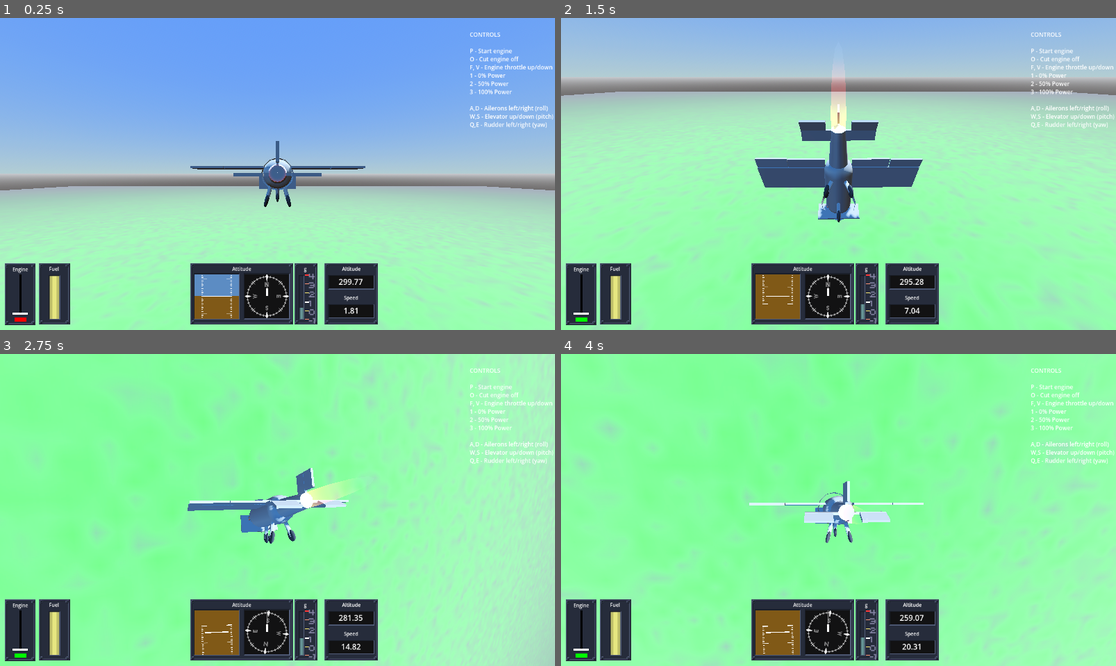
Above: before the commit, frames 1-4 (two rows, left to right).
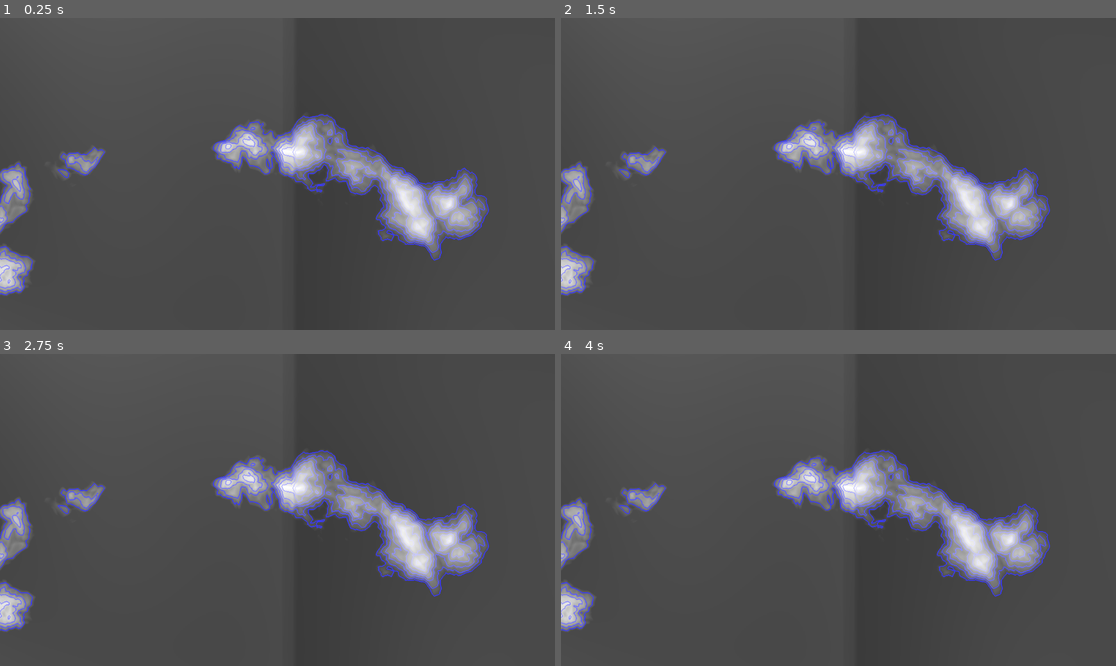
Above: after the commit, the same moments.

Repository: 100-Devs-1-Game/UndeadReckoning
Game: Godot game, scene res://test/map_test.tscn
The game is run twice, just before and just after one commit, with the same random seed, the same clock (stepped at 60 frames per second) and the same inputs. Before the commit the project starts from res://test/aircraft_balancing_test.tscn. Sound files missing from this copy of the repository are replaced by a short silence.
Inputs (mouse positions are in pixels of both pictures, inside the frame that each line leads up to):
- Up to frame 1 (0.25 s): no input
- Up to frame 2 (1.5 s): tap Enter at 0.5 s; move the mouse to (866, 174) at 0.52 s; hold W from 0.53 s (still down); tap Z at 0.6 s; tap Space at 0.77, 1.07 s; move the mouse to (810, 174) at 1.27 s; tap P at 1.35 s
- Up to frame 3 (2.75 s): keep holding W; tap Space at 1.52, 1.82 s; move the mouse to (288, 503) at 2.02 s; tap O at 2.1 s
- Up to frame 4 (4 s): keep holding W; move the mouse to (832, 516) at 2.77 s; tap F at 2.85 s; tap Space at 3.02, 3.32, 3.77 s; move the mouse to (877, 513) at 3.52 s; tap V at 3.6 s

The runs differ from the first frame. In frame 1, 98% of the frame differs, in the area x 0-100%, y 0-100%; in frame 2, 98%; in frame 3, 99%; in frame 4, 99%.

Commit message:
First draft

Diff:
--- a/src/project.godot
+++ b/src/project.godot
@@ -11,7 +11,7 @@
 [application]
 
 config/name="Undead Reckoning"
-run/main_scene="uid://ck7w2ofw16nsi"
+run/main_scene="uid://c06kb4t34v4mn"
 config/features=PackedStringArray("4.4", "GL Compatibility")
 config/icon="res://icon.svg"
 
--- /dev/null
+++ b/src/terrain/new_terrain_generator.gd
@@ -0,0 +1,27 @@
+class_name NewTerrainGenerator
+extends BaseTerrainGenerator
+
+
+@export_group("Base Height")
+@export var base_noise_scale: float= 0.1
+@export var noise_height: FastNoiseLite
+@export var min_height: float = 0
+@export var max_height: float = 300.0
+
+@export_group("Mountains")
+@export var base_mountain_scale: float= 0.1
+@export var noise_mountains: FastNoiseLite
+@export var mountains_threshold: float = 0
+@export var mountain_max_height: float = 3000.0
+
+
+func get_height_at(pos: Vector2)-> float:
+	var height: float= noise_height.get_noise_2dv(pos * base_noise_scale)
+	height= remap(height, -1.0, 1.0, min_height, max_height)
+	#var height: float= 0.0
+
+	var mountains: float= noise_mountains.get_noise_2dv(pos * base_mountain_scale)
+	if mountains > mountains_threshold:
+		height= lerp(height, mountain_max_height, remap(mountains, mountains_threshold, 1.0, 0.0, 1.0))
+
+	return height
--- /dev/null
+++ b/src/terrain/new_terrain_generator.tres
@@ -0,0 +1,27 @@
+[gd_resource type="Resource" script_class="NewTerrainGenerator" load_steps=4 format=3 uid="uid://dnkjaetg3w1oe"]
+
+[ext_resource type="Script" uid="uid://c1an50gjcejkf" path="res://terrain/new_terrain_generator.gd" id="1_if5yo"]
+
+[sub_resource type="FastNoiseLite" id="FastNoiseLite_y1egl"]
+seed = 1
+frequency = 0.0001
+fractal_octaves = 7
+fractal_lacunarity = 1.385
+fractal_gain = 0.955
+
+[sub_resource type="FastNoiseLite" id="FastNoiseLite_ci04p"]
+frequency = 0.0001
+fractal_type = 3
+fractal_octaves = 7
+
+[resource]
+script = ExtResource("1_if5yo")
+base_noise_scale = 0.1
+noise_height = SubResource("FastNoiseLite_y1egl")
+min_height = 0.0
+max_height = 300.0
+base_mountain_scale = 0.2
+noise_mountains = SubResource("FastNoiseLite_ci04p")
+mountains_threshold = 0.5
+mountain_max_height = 1500.0
+metadata/_custom_type_script = "uid://c1an50gjcejkf"
--- a/src/test/map_test.tscn
+++ b/src/test/map_test.tscn
@@ -1,10 +1,11 @@
-[gd_scene load_steps=7 format=3 uid="uid://c06kb4t34v4mn"]
+[gd_scene load_steps=8 format=3 uid="uid://c06kb4t34v4mn"]
 
 [ext_resource type="Script" uid="uid://64ee4kogyt82" path="res://terrain/ChunkManager.gd" id="1_fo6rm"]
 [ext_resource type="Script" uid="uid://d3rhkuxgufji" path="res://test/map_test.gd" id="1_qlk8p"]
 [ext_resource type="PackedScene" uid="uid://cwhpy8mwx2xao" path="res://terrain/Chunk.tscn" id="2_qlk8p"]
 [ext_resource type="Resource" uid="uid://dxv2q5x1wwfic" path="res://terrain/default_terrain_generator.tres" id="3_qlk8p"]
 [ext_resource type="Script" uid="uid://dxq7d0h441ged" path="res://test/test_map.gd" id="5_0ofh3"]
+[ext_resource type="Resource" uid="uid://dnkjaetg3w1oe" path="res://terrain/new_terrain_generator.tres" id="6_yhwk4"]
 
 [sub_resource type="FastNoiseLite" id="FastNoiseLite_0t083"]
 
@@ -33,10 +34,11 @@
 grow_vertical = 2
 
 [node name="Map" type="ColorRect" parent="CanvasLayer/CenterContainer"]
-custom_minimum_size = Vector2(500, 500)
+custom_minimum_size = Vector2(1200, 800)
 layout_mode = 2
 color = Color(1, 0.717647, 1, 1)
 script = ExtResource("5_0ofh3")
-terrain_generator = ExtResource("3_qlk8p")
-pixel_world_scale = 2.0
-elevation_line_steps = 25.0
+terrain_generator = ExtResource("6_yhwk4")
+pixel_world_scale = 20.0
+max_height = 1500.0
+elevation_line_steps = 100.0
--- a/src/test/test_map.gd
+++ b/src/test/test_map.gd
@@ -1,7 +1,9 @@
 extends ColorRect
 
 @export var terrain_generator: BaseTerrainGenerator
+@export var enable_elevation_lines: bool= true
 @export var pixel_world_scale: float= 1.0
+@export var max_height: float= 3000.0
 @export var elevation_line_steps: float= 50.0
 
 var stored_height:= {}
@@ -11,22 +13,32 @@
 	var min_height: float= 1000
 	var max_height: float= 0
 
+	prints("Map Size", custom_minimum_size)
+
 	for x in custom_minimum_size.x:
 		for y in custom_minimum_size.y:
 			var pos:= Vector2i(x, y)
-			var height= terrain_generator.get_height_at(pos * pixel_world_scale)
+			var height= terrain_generator.get_height_at(Vector2(pos) * pixel_world_scale)
 			stored_height[pos]= height
 			if height > max_height:
 				max_height= height
 			elif height < min_height:
 				min_height= height
 
-			var color:= Color.DIM_GRAY
-			color= color.lerp(Color.WHITE, remap(height, 0, 250, 0.0, 1.0))
-			draw_rect(Rect2(pos, Vector2.ONE), color)
+			var pixel_color:= Color(.1, .1, .1)
+			pixel_color= pixel_color.lerp(Color.WHITE, remap(height, 0, max_height, 0.0, 1.0))
+
+			#var rgb_clamp:= clampf(pixel_color.r, 0.0, 1.0)
+			#pixel_color= Color(rgb_clamp, rgb_clamp, rgb_clamp)
+			#var height_rgb: float= height / max_height
+			#var pixel_color:= Color(height_rgb, height_rgb, height_rgb)
+			draw_rect(Rect2(pos, Vector2.ONE), pixel_color)
 
 	prints("Min height", min_height)
 	prints("Max height", max_height)
+
+	if not enable_elevation_lines:
+		return
 
 	var neighbors: Array[Vector2i]= [ Vector2i.UP, Vector2i.RIGHT, Vector2i.DOWN, Vector2i.LEFT ]
 
@@ -41,4 +53,4 @@
 			for neighbor in neighbors:
 				var neighbor_height: float= stored_height[pos + neighbor]
 				if floor(neighbor_height / elevation_line_steps) != floor(height / elevation_line_steps):
-					draw_rect(Rect2(pos, Vector2.ONE), Color.BLUE.lerp(Color.WHITE, height / 200.0))
+					draw_rect(Rect2(pos, Vector2.ONE), Color.BLUE.lerp(Color.WHITE, height / max_height))
Not shown, added: src/terrain/new_terrain_generator.gd.uid
